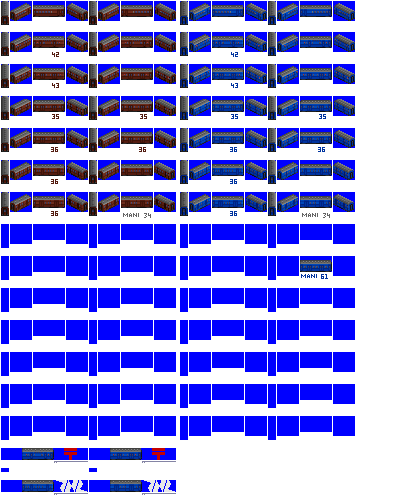
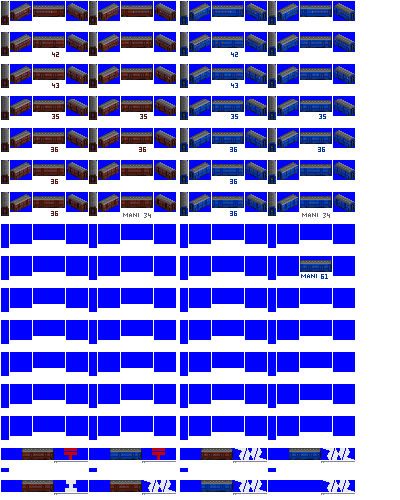
The second w=400, h=500 image is a revision of the first. Changes to its layers:
painted on "suyu42 mail blue" over [22, 162, 355, 492]
painted on "suyu42 mail" over [22, 162, 233, 492]
painted on "Pasted Layer" over [56, 448, 355, 495]
